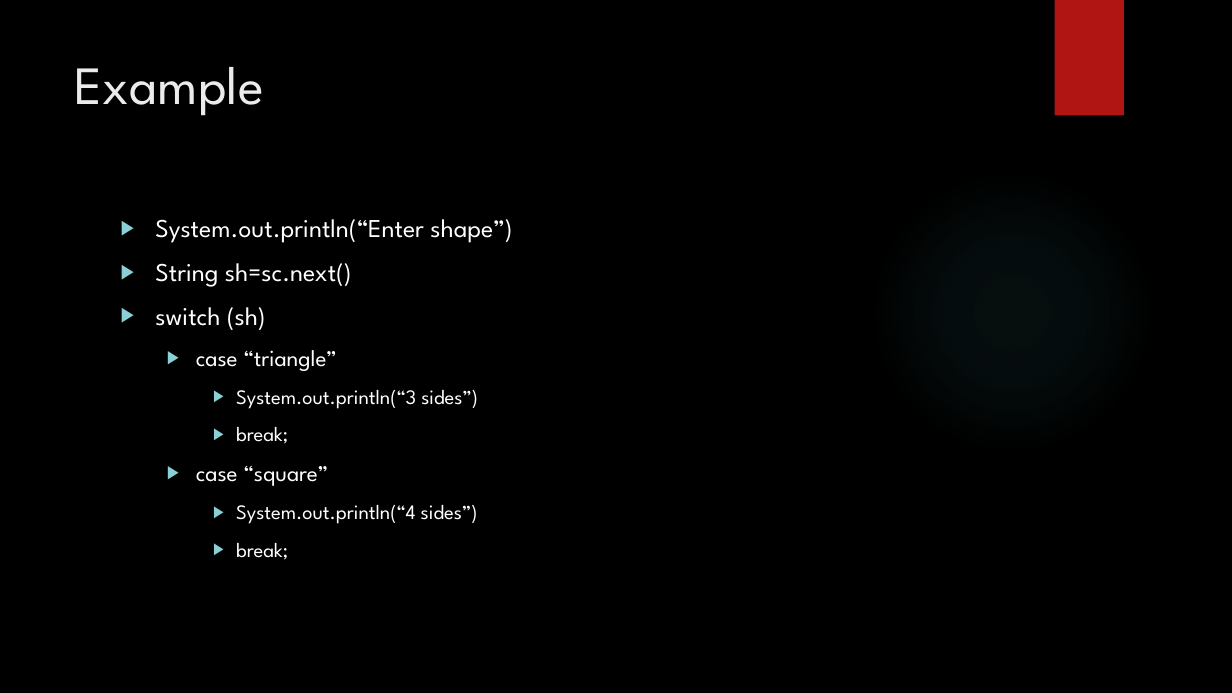
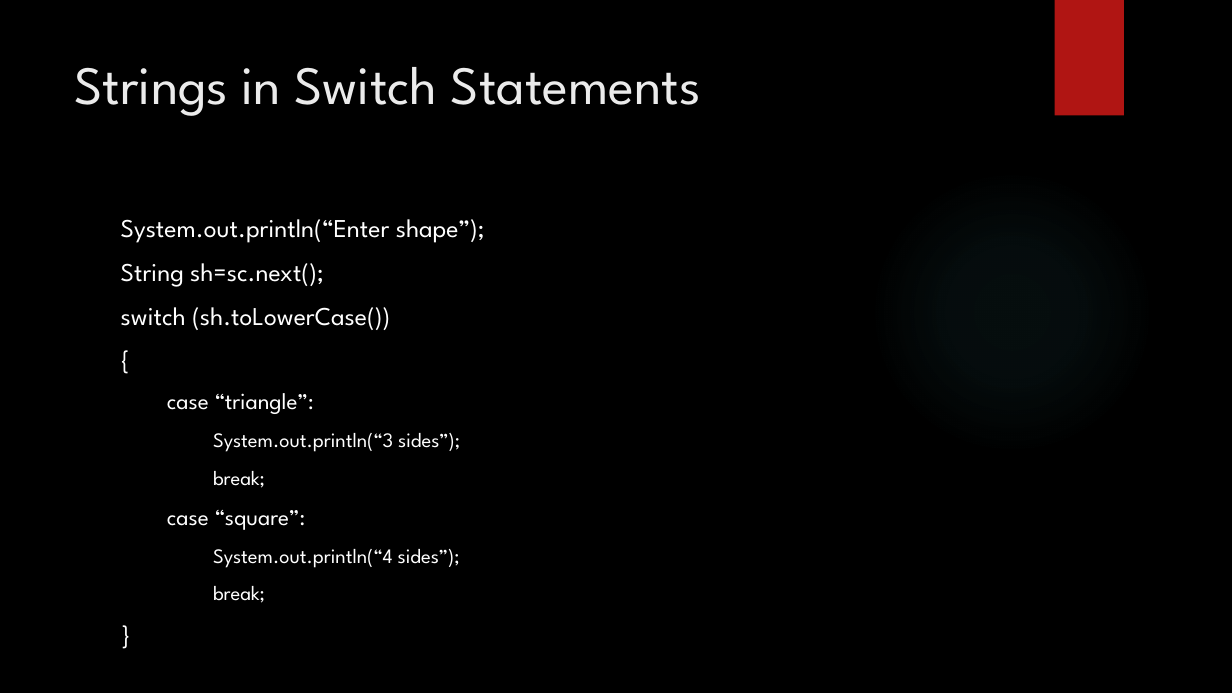
Before and after one commit to loganwrightoit/smartrm_dynamic, a slide deck: slide 8 of New Features of Java 7 and 8.pptx (slide 7 before the commit). Drawn at 1232x693 pixels with LibreOffice and Linux fonts; fonts in the diff are those of the drawing; background and template pictures are left out. Boxes give left, top, right and bottom in pixels: in the first picture for what was removed or moved away, otherwise in the second. Text is boxed around its words. In the diff, an @@ line names an element or a change of style, - is before the commit and + after.

Commit message:
Changed the slides a little...

```diff
--- a/New Features of Java 7 and 8.pptx
+++ b/New Features of Java 7 and 8.pptx
@@ title at (75,67,701,116): text changed @@
-Example
+Strings in Switch Statements
@@ text at (121,219,485,603): paragraph added @@
+}
@@ text at (121,219,485,452): text changed @@
-▶ System.out.println(“Enter shape”)
-▶ String sh=sc.next()
-▶ switch (sh)
-  ▶ case “triangle”
-    ▶ System.out.println(“3 sides”)
+System.out.println(“Enter shape”);
+String sh=sc.next();
+switch (sh.toLowerCase())
+{
+  case “triangle”:
+    System.out.println(“3 sides”);
@@ text at (213,471,265,603): bullet ▶ to none @@
@@ text at (167,510,460,568): text changed @@
-  ▶ case “square”
-    ▶ System.out.println(“4 sides”)
+  case “square”:
+    System.out.println(“4 sides”);
```
Also in this commit, not shown: 1 other slide changed, 2 slides added.
